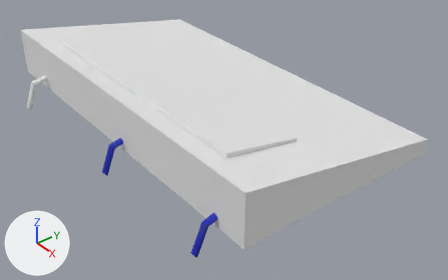
One commit to the Blender file Objtos Interativos Modelagem/painel_Planeta1/painel_Planeta1.blend: the scene before it, then after it.
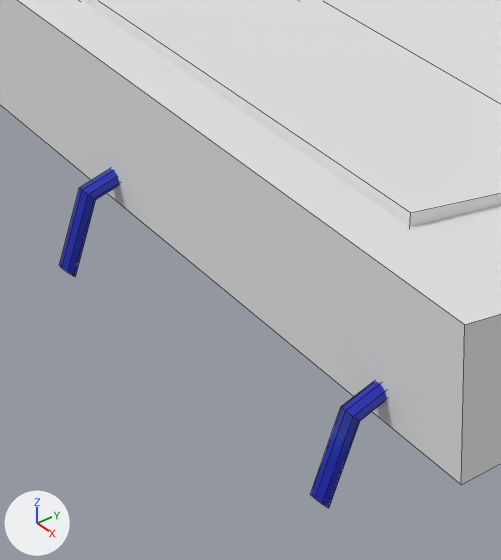
Old and new are each drawn whole from a 50 mm camera at (2.353, -2.154, 1.547) aimed at (0.188, -0.46, -0.108) and again close up on the part from 18% to 58% of the width and 28% to 99% of the height. Every picture has the same lights, and +X, +Y and +Z are marked at lower left. The close-ups show mesh edges as thin lines.
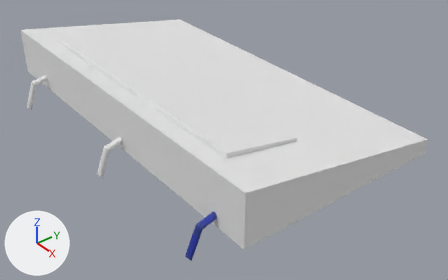
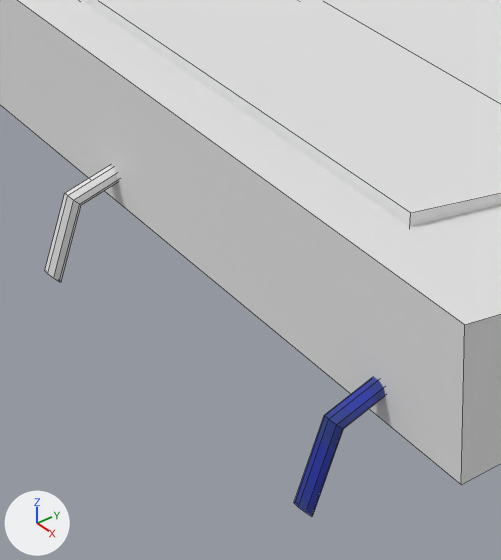
Boxes [x1, y1, x2, y2] around the edits, measured in the close-ups (501 x 560 px):
'Cylinder.003', surface changed, moved
    before: [311, 381, 387, 508]
    after: [294, 377, 385, 516]
'Cylinder.002', recoloured, surface changed, moved
    before: [59, 168, 119, 277]
    after: [45, 166, 118, 282]

The change in detail:
Material 'Material.003' (mat_material_003) is new.
Its base color is (0.8, 0.8, 0.8) (white #e7e7e7).
me_cylinder_003 has 24 vertices, 18 faces and spans x -0.05..0.05, y -0.05..0.291, z -1.0..-0.247.
me_cylinder_003 is used by ob_cylinder_003; location (0.815, -1.161, -0.158); rotation (2.291, 0.155, 0.148), in degrees (131, 8.9, 8.5); scale (0.335, 0.335, 0.335).
me_cylinder_003 part 1: texture (UV) coordinates of 18 of 18 faces, centred in x -0.043..0.043, y 0.0..0.163, z -1.0..-0.247, changed; they spanned u 0.0..1.0, v 0.0..1.0 and now span u 0.0..0.21, v 0.0..1.0.
me_cylinder_002 has 24 vertices, 18 faces and spans x -0.05..0.05, y -0.05..0.291, z -1.0..-0.247.
me_cylinder_002 is used by ob_cylinder_002; location (0.094, -1.161, -0.158); rotation (2.291, 0.155, 0.148), in degrees (131, 8.9, 8.5); scale (0.335, 0.335, 0.335).
me_cylinder_002 no longer uses material mat_material_alpha (picture img_material_alpha).
me_cylinder_002 part 2: texture (UV) coordinates of 18 of 18 faces, centred in x -0.043..0.043, y 0.0..0.163, z -1.0..-0.247, changed; they spanned u 0.0..0.0, v 0.0..0.0 and now span u 0.0..0.21, v 0.0..1.0.
me_cylinder_002 now uses material mat_material_003 (white #e7e7e7).
Object 'Cylinder.003' (ob_cylinder_003) moves from (0.815, -1.161, -0.158) to (0.815, -1.189, -0.158).
Object 'Cylinder.002' (ob_cylinder_002) moves from (0.094, -1.161, -0.158) to (0.094, -1.188, -0.158).
